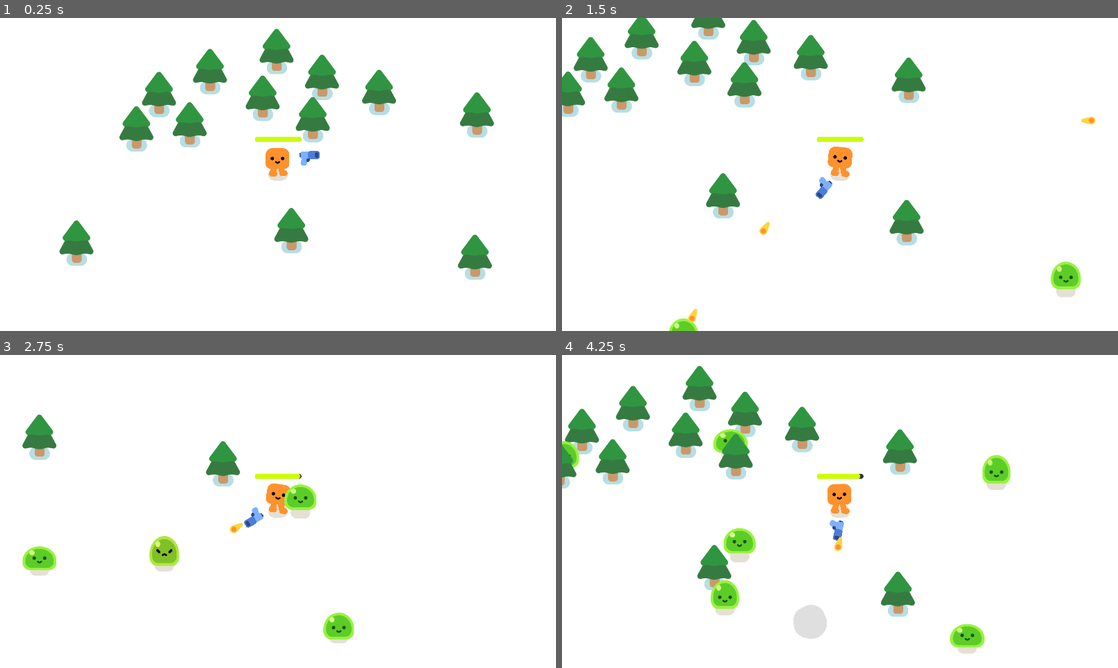
Above: before the commit, frames 1-4 (two rows, left to right).
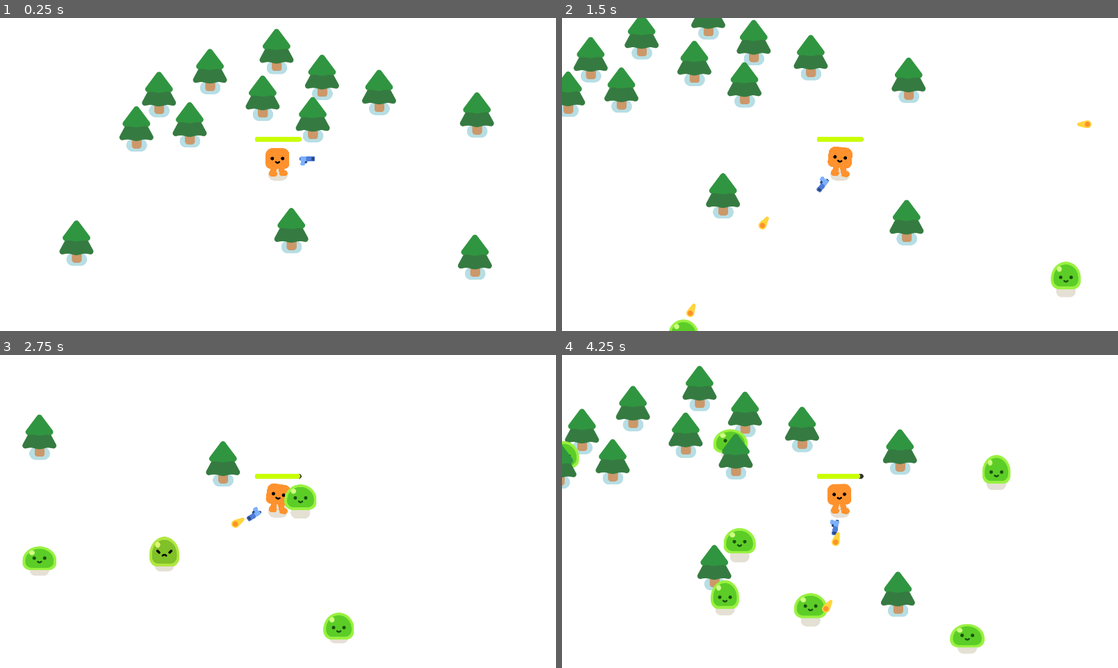
Above: after the commit, the same moments.

Repository: GlutenFreeGrass/Final-Project-Vampire-Survivor
Game: Godot game, scene res://survivors_game.tscn
Same seed, same stepped clock (60 frames per second), same inputs: the game is played once before the commit and once after it.
Inputs:
- Up to frame 1 (0.25 s): no input
- Up to frame 2 (1.5 s): hold D (move_right) 0.53-1.28 s; hold S (move_down) from 1.28 s (still down)
- Up to frame 3 (2.75 s): release S (move_down) at 2.03 s; hold D (move_right) from 2.03 s (still down)
- Up to frame 4 (4.25 s): release D (move_right) at 2.78 s; hold W (move_up) 2.78-3.53 s; hold A (move_left) from 3.53 s (still down)

The runs differ from the first frame. In frame 1, 0.1% of the frame differs, in the area x 53-58%, y 42-48%; in frame 2, 0.4%; in frame 3, 0.2%; in frame 4, 0.8%, in the area x 41-51%, y 52-91%.

Commit message:
misc changes

Diff:
--- a/2d-project-start/gun.tscn
+++ b/2d-project-start/gun.tscn
@@ -17,7 +17,8 @@
 [node name="WeaponPivot" type="Marker2D" parent="."]
 
 [node name="Pistol" type="Sprite2D" parent="WeaponPivot"]
-position = Vector2(109, -11)
+position = Vector2(101, -2)
+scale = Vector2(0.771429, 0.64)
 texture = ExtResource("1_gra73")
 
 [node name="ShootingPoint" type="Marker2D" parent="WeaponPivot/Pistol"]
